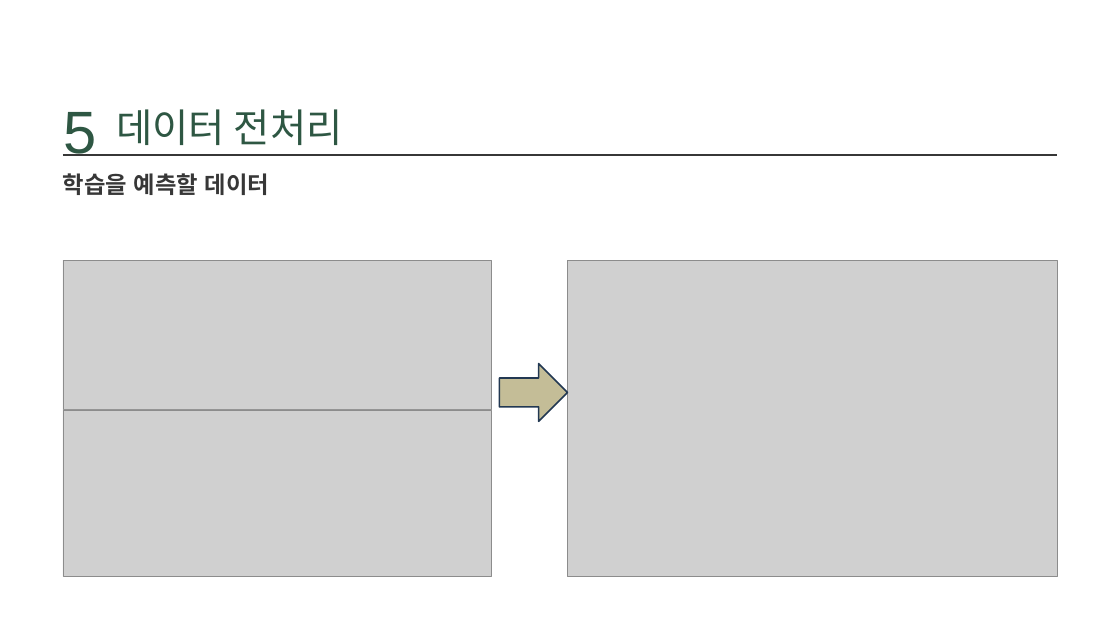
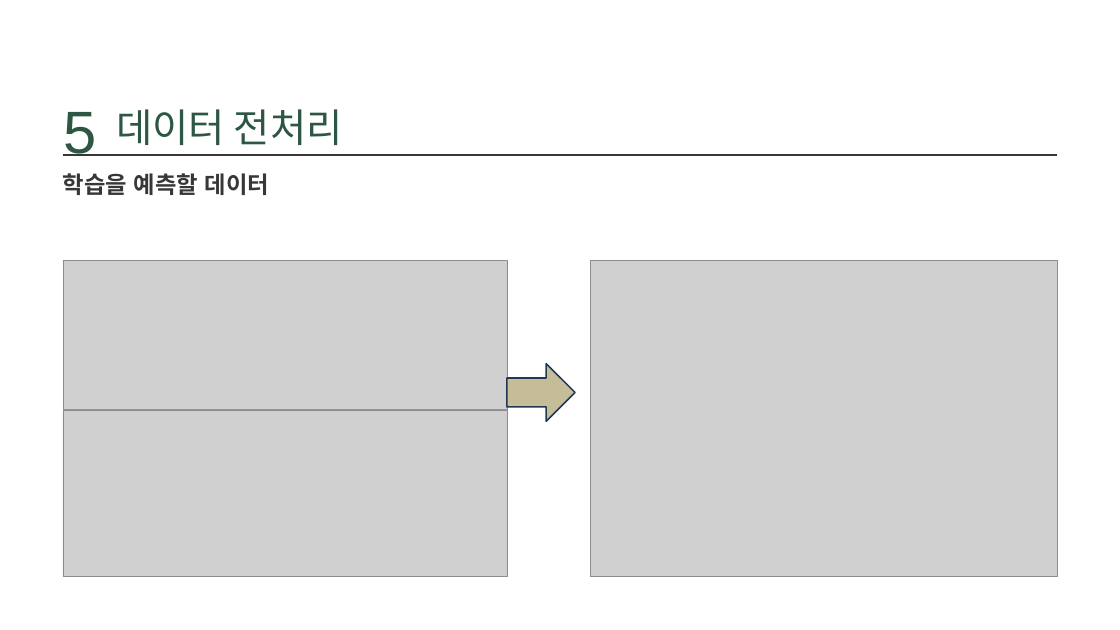
Before and after one commit to ssoom98/personal_project, a slide deck: slide 14 of ppt/몸무게 변화 예측과 식단 추천.pptx. Drawn at 1120x630 pixels with LibreOffice and Linux fonts; fonts in the diff are those of the drawing; grey boxes stand for pictures; background and template pictures are left out. Boxes give left, top, right and bottom in pixels: in the first picture for what was removed or moved away, otherwise in the second. Text is boxed around its words. In the diff, an @@ line names an element or a change of style, - is before the commit and + after.

```diff
--- a/ppt/몸무게 변화 예측과 식단 추천.pptx
+++ b/ppt/몸무게 변화 예측과 식단 추천.pptx
@@ picture: place and size @@
-picture at [63,260,491,410]
+picture at [63,260,507,410]
@@ picture: place and size @@
-picture at [567,260,1057,577]
+picture at [590,260,1057,577]
@@ right arrow: place and size @@
-right arrow at [500,363,568,421]
+right arrow at [507,363,575,421]
@@ picture: place and size @@
-picture at [63,410,491,577]
+picture at [63,410,507,577]
```
Also in this commit, not shown: 1 other slide changed, 6 other files.
